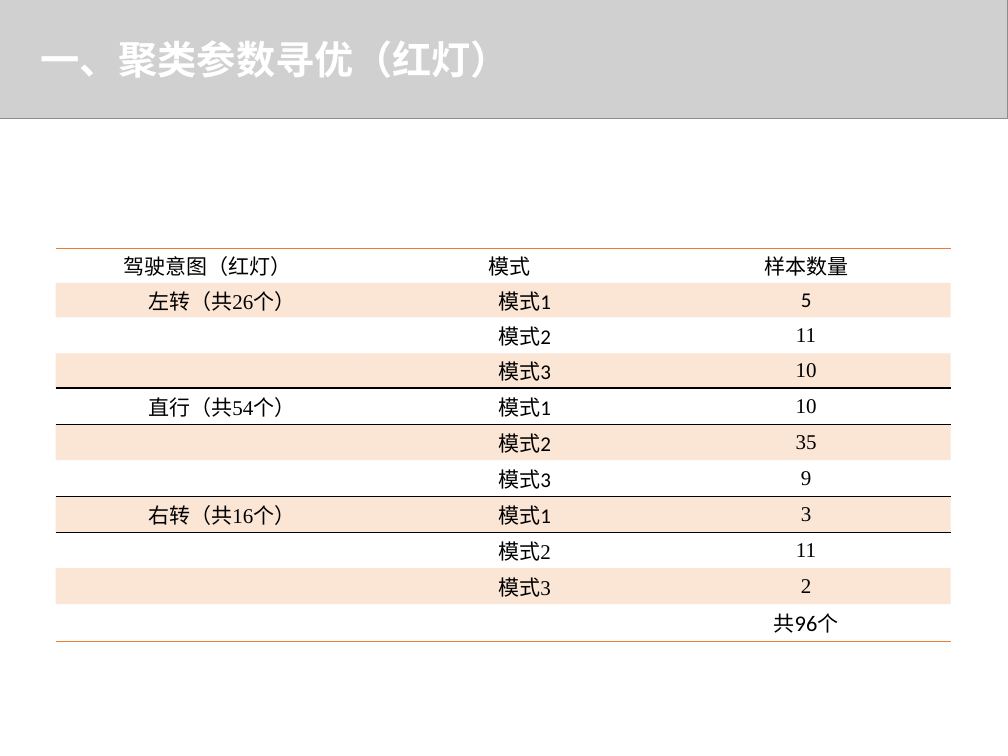
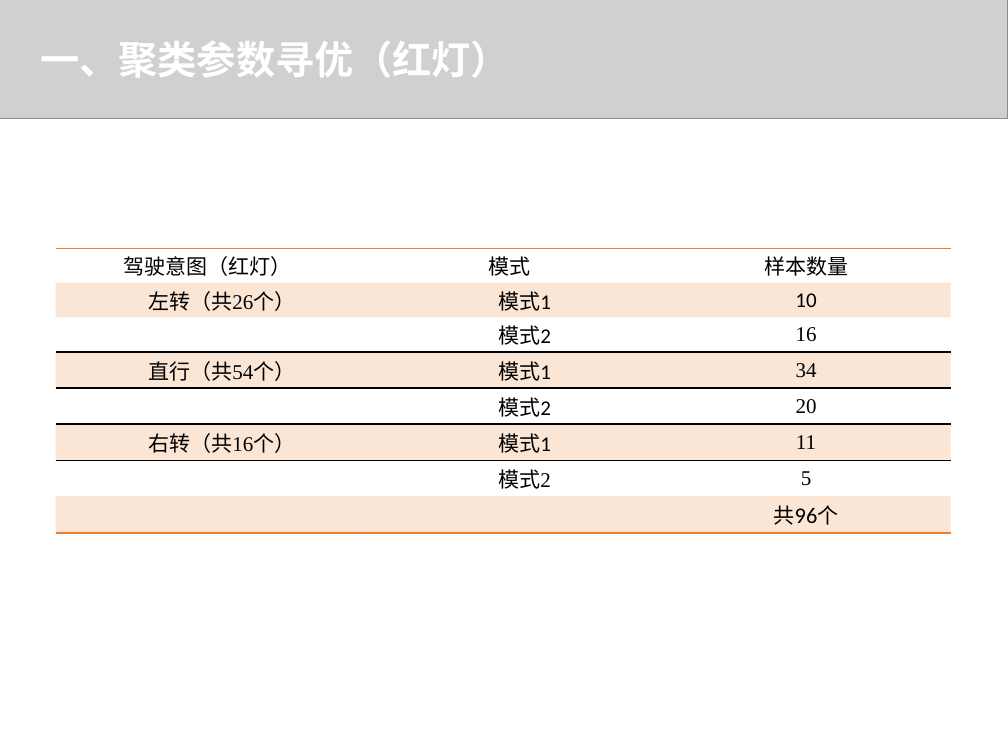
Before and after one commit to WJ-Lai/Code-of-Graduation-Design, a slide deck: slide 19 of 汇报_20180412_赖伟鉴.pptx. Drawn at 1008x756 pixels with LibreOffice and Linux fonts; fonts in the diff are those of the drawing; grey boxes stand for pictures. Boxes give left, top, right and bottom in pixels: in the first picture for what was removed or moved away, otherwise in the second. Text is boxed around its words. In the diff, an @@ line names an element or a change of style, - is before the commit and + after.

```diff
--- a/汇报_20180412_赖伟鉴.pptx
+++ b/汇报_20180412_赖伟鉴.pptx
@@ table at (x1=55, y1=248, x2=952, y2=533) @@
-row 2: 左转（共26个） | 模式1 | 5
-row 3:  | 模式2 | 11
-row 4:  | 模式3 | 10
-row 5: 直行（共54个） | 模式1 | 10
-row 6:  | 模式2 | 35
-row 7:  | 模式3 | 9
-row 8: 右转（共16个） | 模式1 | 3
-row 9:  | 模式2 | 11
-row 10:  | 模式3 | 2
+row 2: 左转（共26个） | 模式1 | 10
+row 3:  | 模式2 | 16
+row 4: 直行（共54个） | 模式1 | 34
+row 5:  | 模式2 | 20
+row 6: 右转（共16个） | 模式1 | 11
+row 7:  | 模式2 | 5
```
Also in this commit, not shown: 6 other slides changed, 18 other files.
